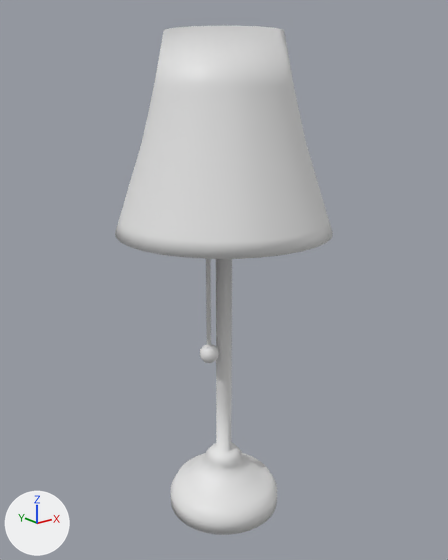
The FBX model Assets/Models/HG_Models/BedsideLamp.fbx as it was, and as the next commit left it.
Before and after are seen from a camera (50 mm lens) standing at (-3.53, -4.42, 3.92) and looking at (0.02, 0.03, 2.14). Lighting does not change. The marker at lower left points along +X, +Y and +Z. The older version comes first. Where no turn or scale is listed for an object, it has been applied to the vertices. Vertices at exactly the same position are counted once.

Script lines for the objects in view, before the commit:
```python
me_cylinder_001 = bpy.data.meshes.new('Cylinder.001')
me_cylinder_001.from_pydata(...)  # 964 vertices, 972 faces; spans x -1.0..1.0, y -1.0..1.0, z -3.66..1.0
ob_cylinder_001 = bpy.data.objects.new('Cylinder.001', me_cylinder_001)
ob_cylinder_001.location = (0.0, 0.0, 3.364)
```
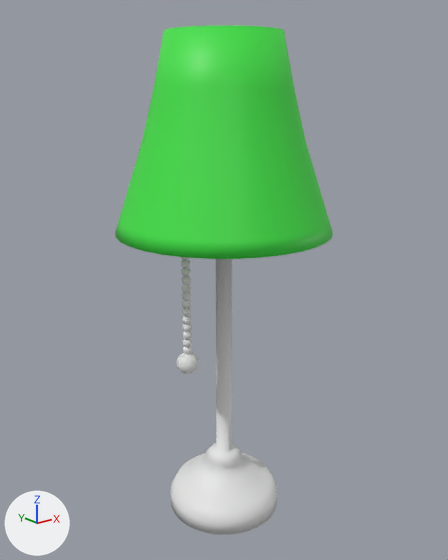
What the commit changed:
Material 'Shade' (mat_shade) is new.
Its base color is (0.0539, 0.8, 0.0636) (green #42e747).
Material 'Default' (mat_default) is new.
Its base color is (0.8, 0.8, 0.8) (white #e7e7e7).
me_cylinder_001 is used by ob_cylinder_001; location (0.0, 0.0, 3.364).
me_cylinder_001 had 964 vertices, 972 faces and spanned x -1.0..1.0, y -1.0..1.0, z -3.66..1.0.
me_cylinder_001 now has 1767 vertices, 2250 faces and spans x -1.0..1.0, y -1.0..1.0, z -3.66..1.0.
me_cylinder_001 part 1: 3 vertices moved from x -0.16..-0.1, y -0.08..0.0, z -1.88..-1.87 to x -0.52..-0.41, y 0.06..0.09, z -1.89; 50 vertices removed from x -0.72..-0.09, y -0.1..0.1, z -2.02..-0.41; 758 vertices added at x -0.54..-0.34, y -0.11..0.11, z -2.05..-0.63.
me_cylinder_001 part 2: 320 faces spanning x -1.0..1.0, y -1.0..1.0, z -0.73..1.0 switch from no material to mat_shade (green #42e747).
Other edits to the shape of me_cylinder_001 do not show in these pictures.
me_cylinder_001 gains material mat_default (white #e7e7e7).

Where the change shows, as pixel boxes [x1, y1, x2, y2] in the pictures (448 x 560 px):
part 1 of me_cylinder_001, reshaped: before [200, 259, 219, 363]; after [177, 257, 199, 374]
part 2 of me_cylinder_001, recoloured (white to green): [115, 26, 333, 259] in both
